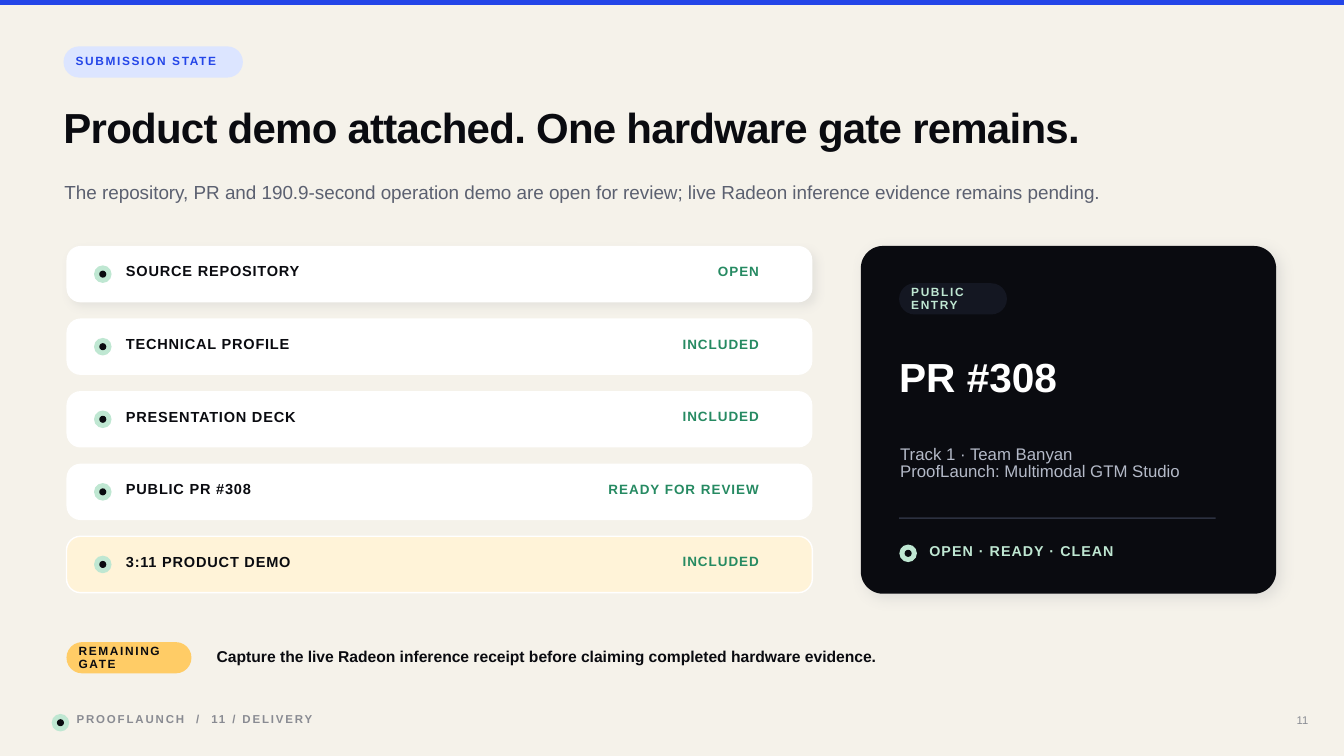
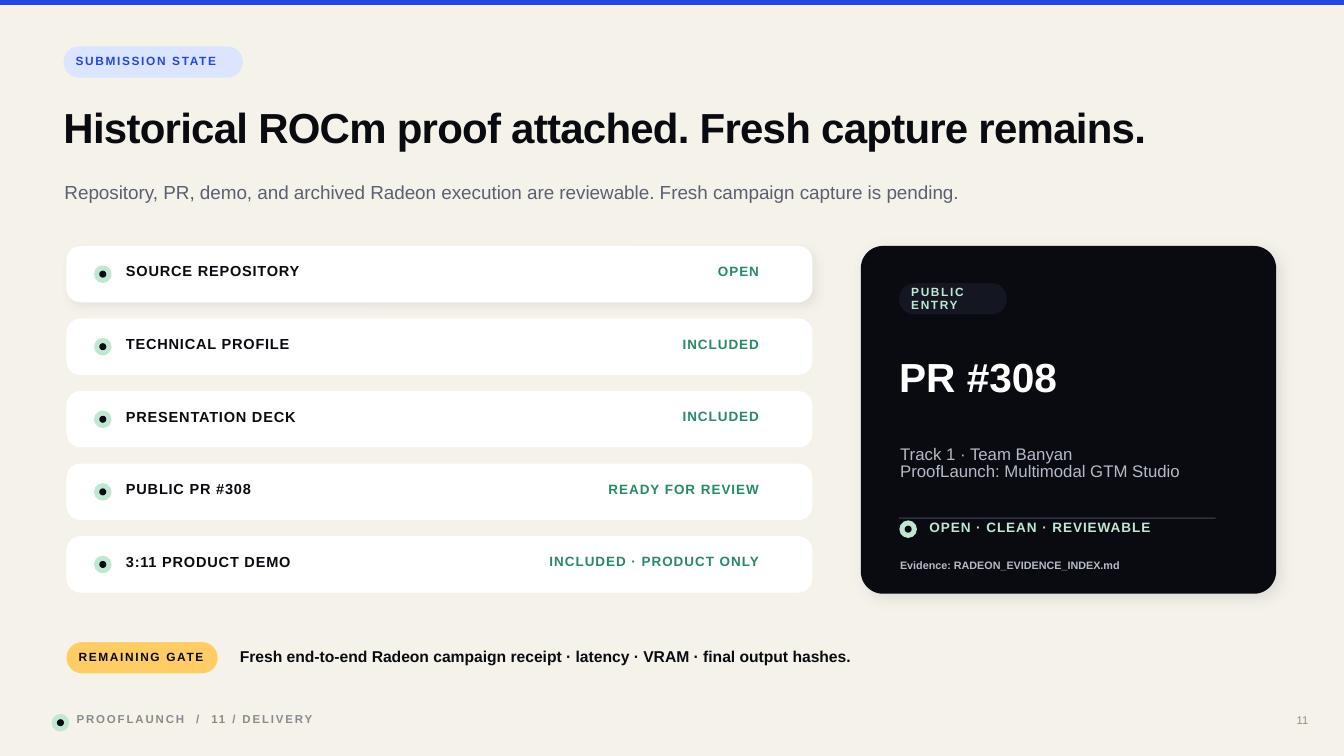
Before and after one commit to AMD-DEV-CONTEST/Radeon-hackathon-2026-07, a slide deck: slide 11 of prooflaunch/docs/ProofLaunch_Submission_Deck.pptx. Drawn at 1344x756 pixels with LibreOffice and Linux fonts; fonts in the diff are those of the drawing. Boxes give left, top, right and bottom in pixels: in the first picture for what was removed or moved away, otherwise in the second. Text is boxed around its words. In the diff, an @@ line names an element or a change of style, - is before the commit and + after.

Commit message:
Track 1: add verified historical Radeon evidence

```diff
--- a/prooflaunch/docs/ProofLaunch_Submission_Deck.pptx
+++ b/prooflaunch/docs/ProofLaunch_Submission_Deck.pptx
@@ text at (x1=63, y1=112, x2=1145, y2=152): text changed @@
-Product demo attached. One hardware gate remains.
+Historical ROCm proof attached. Fresh capture remains.
@@ text at (x1=64, y1=185, x2=959, y2=203): text changed @@
-The repository, PR and 190.9-second operation demo are open for review; live Radeon inference evidence remains pending.
+Repository, PR, demo, and archived Radeon execution are reviewable. Fresh campaign capture is pending.
@@ rounded rectangle at (x1=67, y1=536, x2=813, y2=593): fill #FFF3D8 to #FFFFFF; outline #FFFFFF 1 pt to none @@
@@ ellipse moved from (x1=900, y1=545, x2=917, y2=562) to (x1=900, y1=521, x2=917, y2=537) @@
@@ ellipse moved from (x1=905, y1=551, x2=911, y2=557) to (x1=905, y1=526, x2=911, y2=532) @@
@@ text at (x1=929, y1=522, x2=1150, y2=532): text changed; size 10.2 to 9.7 pt @@
-OPEN · READY · CLEAN
+OPEN · CLEAN · REVIEWABLE
@@ text at (x1=549, y1=556, x2=759, y2=566): text changed @@
-INCLUDED
+INCLUDED · PRODUCT ONLY
@@ text added at (x1=900, y1=561, x2=1120, y2=571), 7.7 pt, text #B4BAC8, bold @@
+Evidence: RADEON_EVIDENCE_INDEX.md
@@ rounded rectangle resized from (x1=67, y1=642, x2=192, y2=674) to (x1=67, y1=642, x2=218, y2=674) @@
@@ text "REMAINING GATE" rewrapped from (x1=79, y1=646, x2=160, y2=655) to (x1=79, y1=642, x2=206, y2=674) @@
@@ text at (x1=240, y1=650, x2=851, y2=665): text changed @@
-Capture the live Radeon inference receipt before claiming completed hardware evidence.
+Fresh end-to-end Radeon campaign receipt · latency · VRAM · final output hashes.
```
Also in this commit, not shown: 2 other slides changed, 32 other files.
